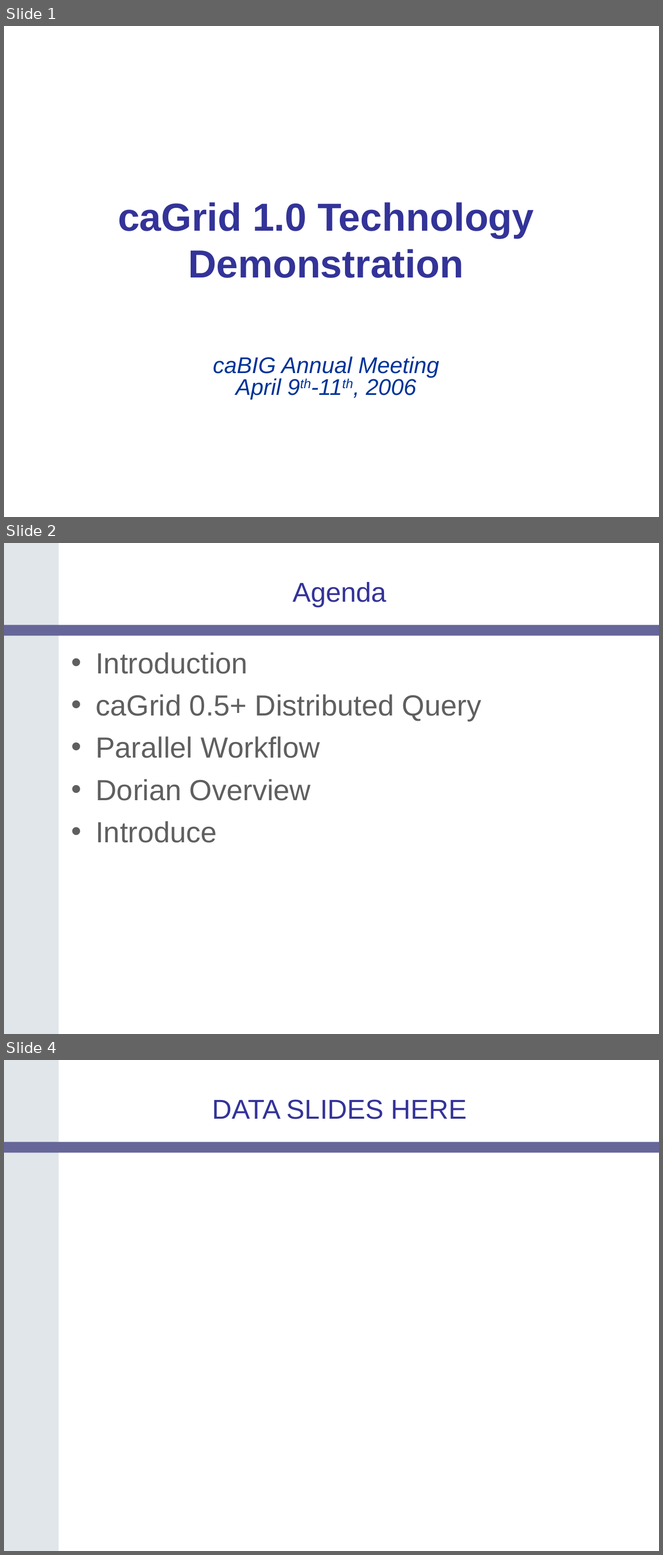
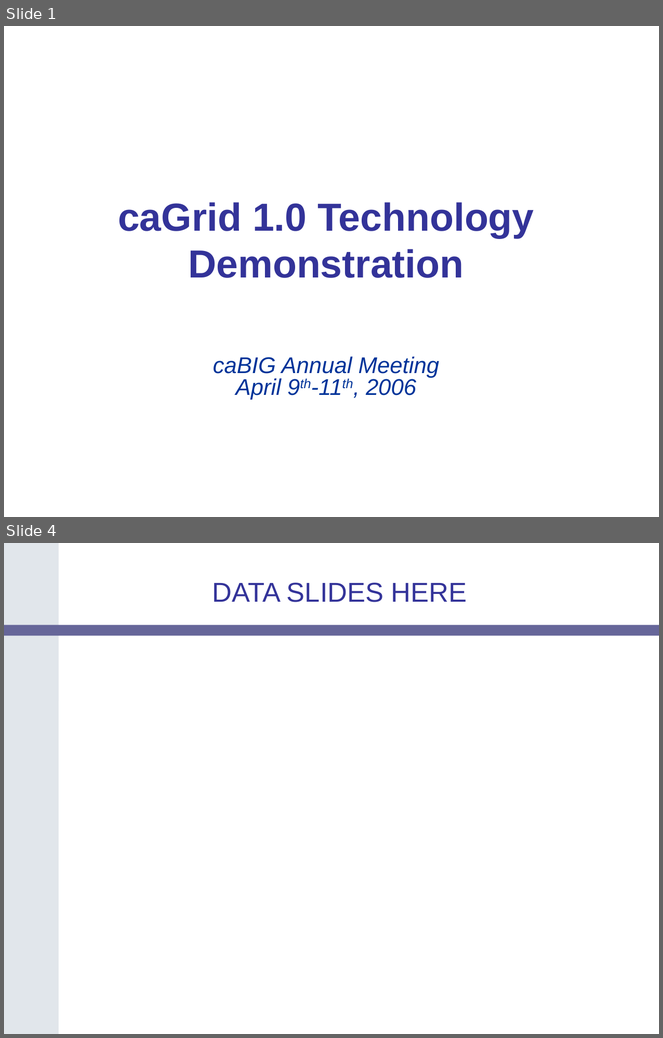
Before and after one commit to NCIP/cagrid-docs, a slide deck: presentations/200604_AnnualMeeting/caGrid-1.0-Demo.ppt. Shown one above the other, each under a label of ours: slides 1, 2 and 4 before the commit, slides 1 and 4 after it; the slides between them are not shown. The pictures are 663x1555 and 663x1038 pixels, drawn with LibreOffice and Linux fonts; fonts in the diff are those of the drawing; background and template pictures are left out. Boxes give left, top, right and bottom in pixels: in the first picture for what was removed or moved away, otherwise in the second. Text is boxed around its words. In the diff, an @@ line names an element or a change of style, - is before the commit and + after.

Commit message:
intro and wrap up added

```diff
--- a/presentations/200604_AnnualMeeting/caGrid-1.0-Demo.ppt
+++ b/presentations/200604_AnnualMeeting/caGrid-1.0-Demo.ppt
@@ slide 2 removed at <box>4,543,659,1034</box>, background #FFFFFF; not listed: 2 template elements that a slide beside it also shows @@
@@ title removed at <box>293,582,387,607</box> @@
-Agenda
@@ text removed at <box>96,652,482,843</box> @@
-• Introduction
-• caGrid 0.5+ Distributed Query
-• Parallel Workflow
-• Dorian Overview
-• Introduce
```
Also in this commit, not shown: 5 slides added, 1 other slide removed.
